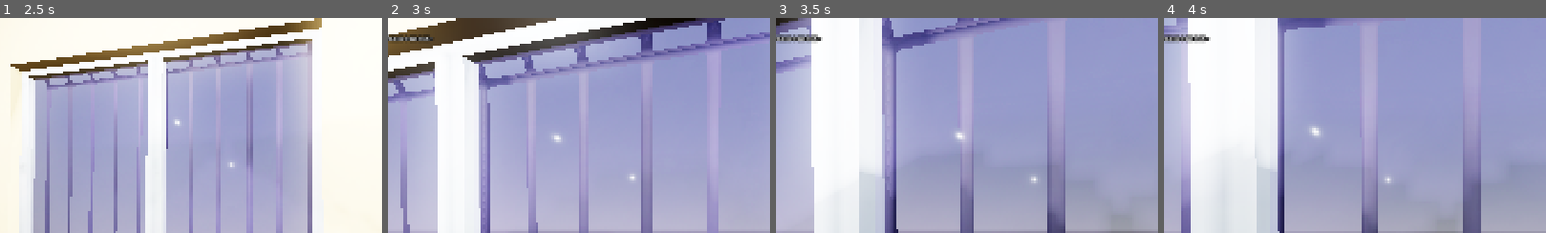
Above: before the commit, frames 1-4 (left to right).
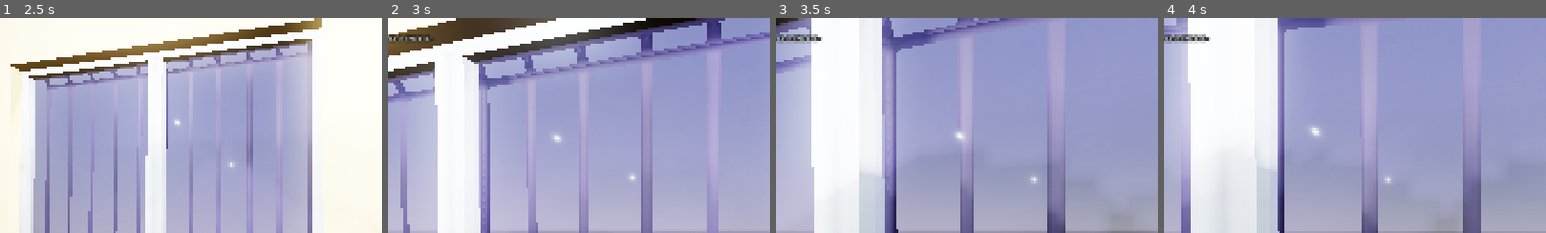
Above: after the commit, the same moments.

Repository: takanazwa5/ProjektMonopolowy
Game: Godot game, scene res://scenes/game/game.tscn
Same seed, same stepped clock (60 frames per second), same inputs: the game is played once before the commit and once after it.
Inputs (mouse positions are % of the whole screen's width and height, from its top left):
- Up to frame 1 (2.5 s): tap Enter at 0.5 s; move the mouse to (55, 50) at 0.52 s; hold G (drop_item) 0.53-1.28 s; hold W (walk_forward) from 0.53 s (still down); click (55, 50) at 0.67 s; tap E (interact) at 0.8, 1.35, 2.3 s; move the mouse to (45, 50) at 1.27 s; click (45, 50) at 1.42 s; tap G (drop_item) at 1.55 s; move the mouse to (52, 48) at 2.02 s; hold Ctrl (crouch) from 2.03 s (still down); click (52, 48) at 2.17 s
- Up to frame 2 (3 s): keep holding W (walk_forward); move the mouse to (49, 52) at 2.77 s; release Ctrl (crouch) at 2.78 s; tap G (drop_item) at 2.85 s; click (49, 52) at 2.92 s
- Up to frame 3 (3.5 s): keep holding W (walk_forward)
- Up to frame 4 (4 s): keep holding W (walk_forward); move the mouse to (57, 51) at 3.52 s; hold E (interact) from 3.53 s (still down); click (57, 51) at 3.67 s
The pictures show only the part of the screen within x 15-65%, y 0-50%; the shares and areas given below are measured in that part.

Frame 1 is identical in both runs. In frame 2, 0.1% of the frame differs, in the area x 2-11%, y 7-11%; in frame 3, 0.1%, in the area x 2-11%, y 7-12%; in frame 4, 0.1%.

Commit message:
Refactor interact methods to accept item parameter
Updated the interact methods across multiple feature scripts to accept an additional Item parameter, enabling context-aware interactions based on the item in hand. Adjusted player interaction logic and item preview signals to support this change and improve interaction handling.

Diff:
--- a/features/cash_register/money.gd
+++ b/features/cash_register/money.gd
@@ -7,7 +7,7 @@
 @export var value : float = 0.0
 
 
-func interact(event: InputEvent) -> void:
+func interact(event: InputEvent, _item_in_hand: Item) -> void:
 
 	if not (event is InputEventMouseButton and event.is_pressed()):
 
--- a/features/counter/counter.gd
+++ b/features/counter/counter.gd
@@ -18,7 +18,7 @@
 @onready var _items: Node = %Items
 
 
-func interact(event: InputEvent) -> void:
+func interact(event: InputEvent, _item_in_hand: Item) -> void:
 
 	if not event.is_action_pressed(&"interact"): return
 	var player: Player = get_tree().get_first_node_in_group(&"player")
--- a/features/interactable/interactable.gd
+++ b/features/interactable/interactable.gd
@@ -1,10 +1,10 @@
 class_name Interactable extends CollisionObject3D
 
 
-@export var can_interact : bool = true
-@export var reticle_tooltip_text : String = ""
+@export var can_interact: bool = true
+@export var reticle_tooltip_text: String = ""
 
 
-func interact(_event: InputEvent) -> void:
+func interact(_event: InputEvent, _item_rig_item: Item) -> void:
 
 	pass
--- a/features/items/item.gd
+++ b/features/items/item.gd
@@ -11,7 +11,7 @@
 @onready var bottom_marker: Marker3D = %BottomMarker
 
 
-func interact(event: InputEvent) -> void:
+func interact(event: InputEvent, _item_in_hand: Item) -> void:
 
 	if Engine.is_editor_hint(): return
 
--- a/features/player/interaction_raycast.gd
+++ b/features/player/interaction_raycast.gd
@@ -1,21 +1,39 @@
 class_name InteractionRaycast extends RayCast3D
 
 
-var collider : Object
+var collider: Object
+
+
+@onready var item_preview: ItemPreview = %ItemPreview
+@onready var item_rig: ItemRig = %ItemRig
+
+
+func _ready() -> void:
+
+	item_preview.child_entered_tree.connect(_on_item_entered_preview)
+	item_preview.child_exiting_tree.connect(_on_item_exited_preview)
 
 
 func _unhandled_input(event: InputEvent) -> void:
 
-	if not is_instance_valid(collider):
+	if not is_instance_valid(collider): return
 
-		return
+	if collider is Interactable:
 
-	if collider is Interactable and collider.can_interact:
-
-		collider.interact(event)
+		if collider.can_interact: collider.interact(event, item_rig.current_item)
 
 
 func _process(_delta: float) -> void:
 
 	collider = get_collider()
 	DebugPanel.add_property(collider, "collider", 50)
+
+
+func _on_item_entered_preview(_node: Node) -> void:
+
+	enabled = false
+
+
+func _on_item_exited_preview(_node: Node) -> void:
+
+	enabled = true
--- a/features/player/item_preview.gd
+++ b/features/player/item_preview.gd
@@ -1,8 +1,12 @@
 class_name ItemPreview extends Node3D
 
 
-var current_item: Item
-var can_rotate: bool = false
+signal item_entered(item: Item)
+signal item_exited()
+
+
+var _current_item: Item
+var _can_rotate: bool = false
 
 
 @onready var item_rig: Node3D = %ItemRig
@@ -19,36 +23,34 @@
 
 func _unhandled_input(event: InputEvent) -> void:
 
-	if not current_item is Item: return
+	if not _current_item is Item: return
 
-	if event is InputEventMouseMotion and can_rotate:
+	if event is InputEventMouseMotion and _can_rotate:
 
 		rotate_y(event.relative.x * 0.001)
 		rotate_x(event.relative.y * 0.001)
 
-	if event.is_action_pressed(&"interact"): current_item.reparent(item_rig)
-
-	elif event.is_action_pressed(&"drop_item"): current_item.queue_free()
+	if event.is_action_pressed(&"interact"): _current_item.reparent(item_rig)
+	elif event.is_action_pressed(&"drop_item"): _current_item.queue_free()
 
 
 func _on_child_entered_tree(node: Node) -> void:
 
-	get_tree().set_group(&"items", "can_interact", false)
-	var item: Item = node
-	position.z = clampf(item.data.preview_zoom, -1.0, -0.15)
-	current_item = item
+	_current_item = node
+	position.z = clampf(_current_item.data.preview_zoom, -1.0, -0.15)
 	var tween: Tween = create_tween().set_trans(Tween.TRANS_CUBIC)
-	tween.tween_property(current_item, ^"transform", Transform3D(), 0.25)
+	tween.tween_property(_current_item, ^"transform", Transform3D(), 0.25)
 	if tween.is_running(): await tween.finished
-	can_rotate = true
+	_can_rotate = true
+	item_entered.emit(_current_item)
 
 
 func _on_child_exited_tree(_node: Node) -> void:
 
-	current_item = null
-	can_rotate = false
+	_current_item = null
+	_can_rotate = false
 	rotation = Vector3.ZERO
-	get_tree().set_group(&"items", "can_interact", true)
+	item_exited.emit()
 
 
 func _on_item_interaction(item: Item) -> void:
--- a/shared/door.gd
+++ b/shared/door.gd
@@ -8,7 +8,7 @@
 var opened: bool = false
 
 
-func interact(event: InputEvent) -> void:
+func interact(event: InputEvent, _item_in_hand: Item) -> void:
 
 	if event.is_action_pressed(&"interact") and not tweening:
 
